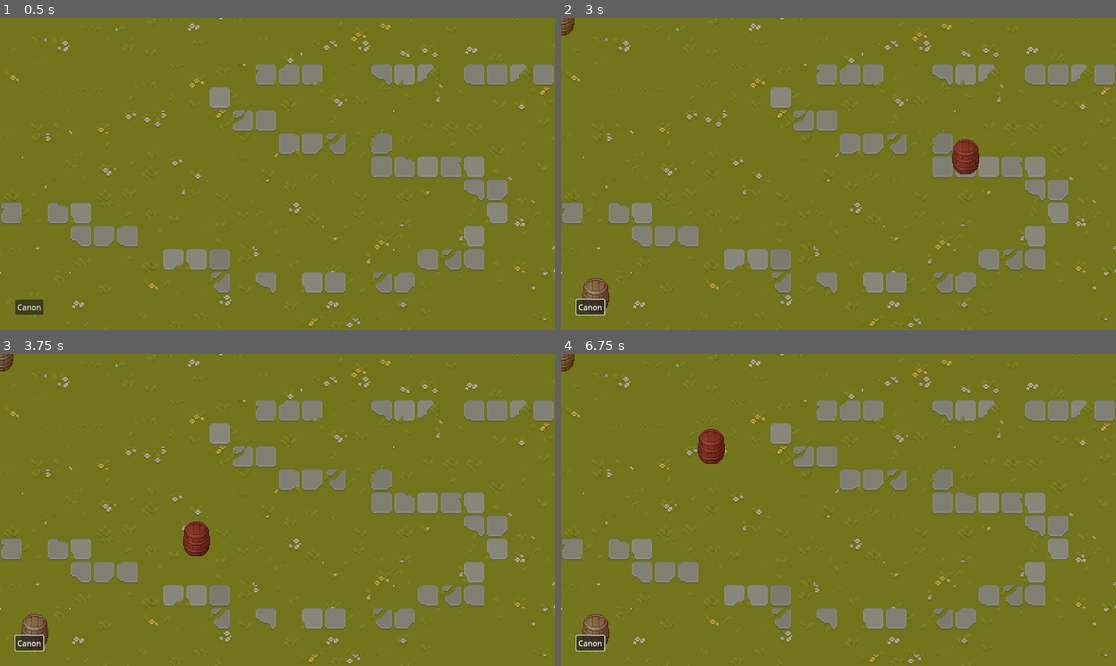
Above: before the commit, frames 1-4 (two rows, left to right).
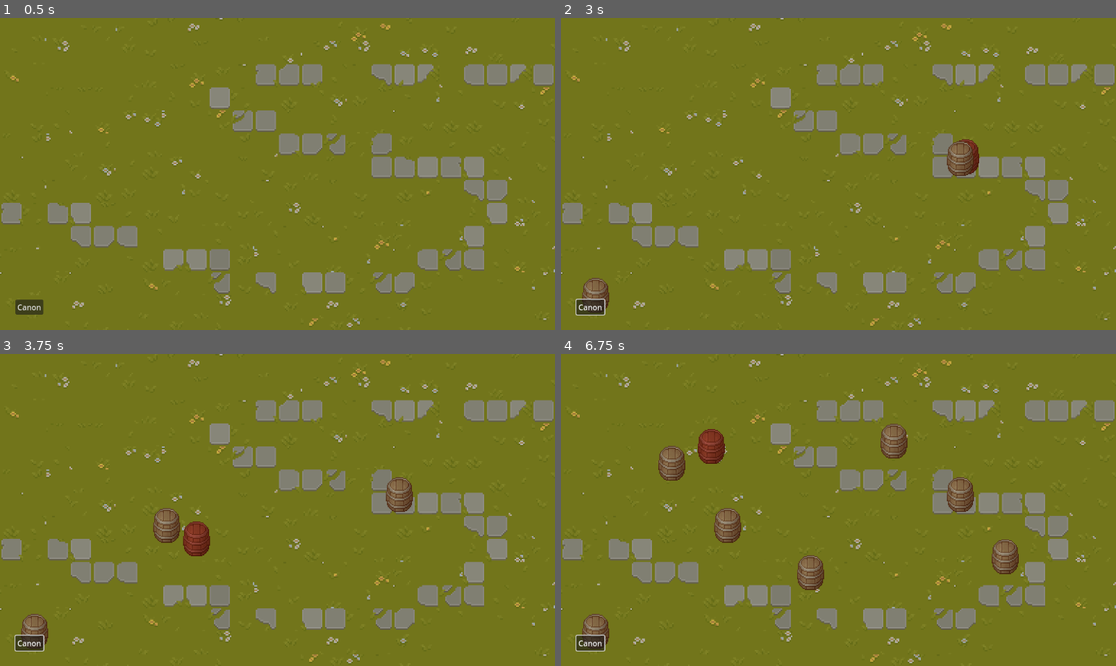
Above: after the commit, the same moments.

Repository: Kinsteen/tower-defense
Game: Godot game, scene res://Main.tscn
The game is run twice, just before and just after one commit, with the same random seed, the same clock (stepped at 60 frames per second) and the same inputs.
Inputs (mouse positions are in pixels of both pictures, inside the frame that each line leads up to):
- Up to frame 1 (0.5 s): no input
- Up to frame 2 (3 s): click "Canon" at 0.5 s; click "Canon" at 1.25 s; click "Canon" at 2 s; tap Enter at 2.75 s; move the mouse to (960, 158) at 2.77 s; hold Shift from 2.78 s (still down); click (960, 158) at 2.92 s
- Up to frame 3 (3.75 s): release Shift at 3.5 s; tap Space at 3.5 s; drag from (166, 525) to (249, 572) at 3.52 s
- Up to frame 4 (6.75 s): tap Enter at 4.25, 5.75 s; move the mouse to (894, 441) at 4.27 s; tap Ctrl at 4.35 s; click (894, 441) at 4.42 s; tap Space at 5, 6.5 s; drag from (810, 572) to (672, 463) at 5.02 s; move the mouse to (1005, 556) at 5.77 s; tap Alt at 5.85 s; click (1005, 556) at 5.92 s; drag from (672, 463) to (755, 432) at 6.52 s

Frame 1 is identical in both runs. In frame 2, 0.5% of the frame differs, in the area x 0-75%, y 0-51%; in frame 3, 1.0%; in frame 4, 2.9%, in the area x 0-83%, y 0-76%.

Commit message:
More robust mouse position (camera and stuff)

Diff:
--- a/scenes/GameScene.gd
+++ b/scenes/GameScene.gd
@@ -19,4 +19,5 @@
 			if node != this and node.position == this.position:
 				return false
 		return true
+	canon_inst.position = get_global_mouse_position()
 	self.add_child(canon_inst)
--- a/scripts/Building.gd
+++ b/scripts/Building.gd
@@ -36,14 +36,14 @@
 		var snap := 16 * 3
 		var offset := 8 * 3
 		self.position = Vector2(
-			int(event.position.x / snap) * snap + offset,
-			int(event.position.y / snap) * snap
+			int(get_global_mouse_position().x / snap) * snap + offset,
+			int(get_global_mouse_position().y / snap) * snap
 		)
 	if event is InputEventMouseButton and event.is_pressed():
 		if event.button_index == MOUSE_BUTTON_LEFT:
 			if state == State.MOVING and can_place.call(self):
 				state = State.IDLE
-		elif event.button_index == MOUSE_BUTTON_RIGHT and is_in_rect($Sprite2D, event.position):
+		elif event.button_index == MOUSE_BUTTON_RIGHT and is_in_rect($Sprite2D, get_global_mouse_position()):
 			if state == State.IDLE:
 				GuiEvents.show_building_popup.emit(self, to_global(event.position))
 
